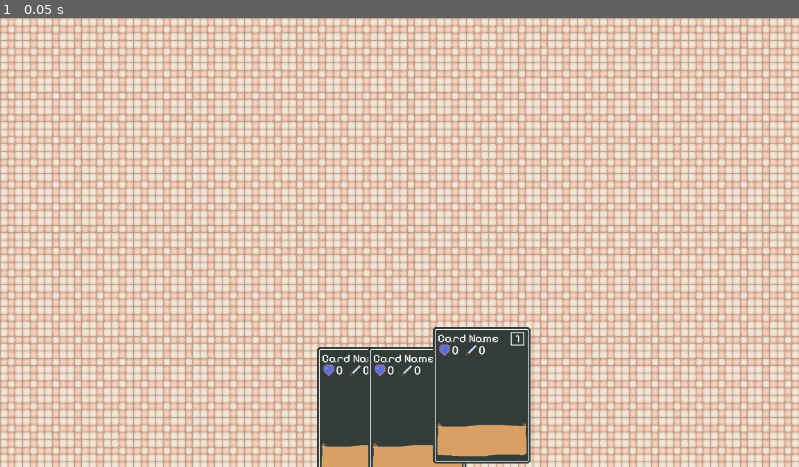
Above: before the commit, frame 1.
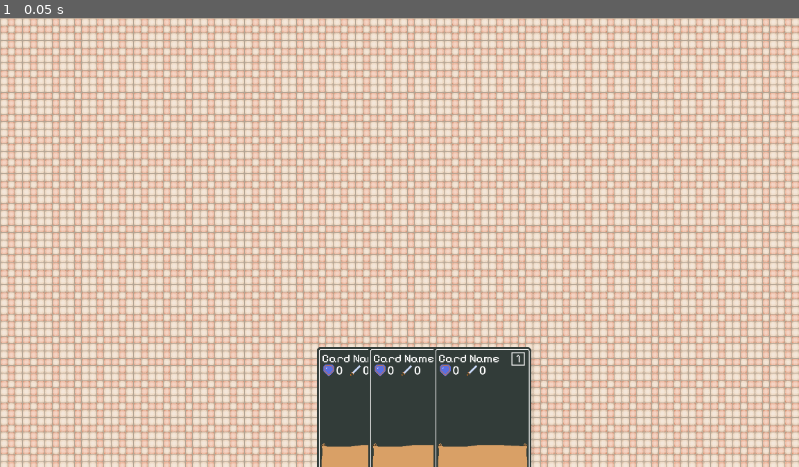
Above: after the commit, the same moment.

Repository: Degenerate-Games/Infestation
Game: Godot game, scene res://scenes/levels/5starkitchen.tscn
Two runs of this game, one before a commit and one after it. Both use one fixed random seed, a clock stepped at 60 frames per second and the inputs below.
Inputs:
- Up to frame 1 (0.05 s): no input

The runs differ from the first frame. In frame 1, 1.8% of the frame differs, in the area x 54-67%, y 68-100%.

Commit message:
Align cards

Diff:
--- a/scenes/levels/5starkitchen.tscn
+++ b/scenes/levels/5starkitchen.tscn
@@ -13,10 +13,19 @@
 stretch_mode = 1
 
 [node name="Card" parent="." instance=ExtResource("2_tmkao")]
-position = Vector2(457, 475)
+offset_left = 457.0
+offset_top = 475.0
+offset_right = 457.0
+offset_bottom = 475.0
 
 [node name="Card2" parent="." instance=ExtResource("2_tmkao")]
-position = Vector2(531, 475)
+offset_left = 531.0
+offset_top = 475.0
+offset_right = 531.0
+offset_bottom = 475.0
 
 [node name="Card3" parent="." instance=ExtResource("2_tmkao")]
-position = Vector2(624, 446)
+offset_left = 625.0
+offset_top = 475.0
+offset_right = 625.0
+offset_bottom = 475.0
